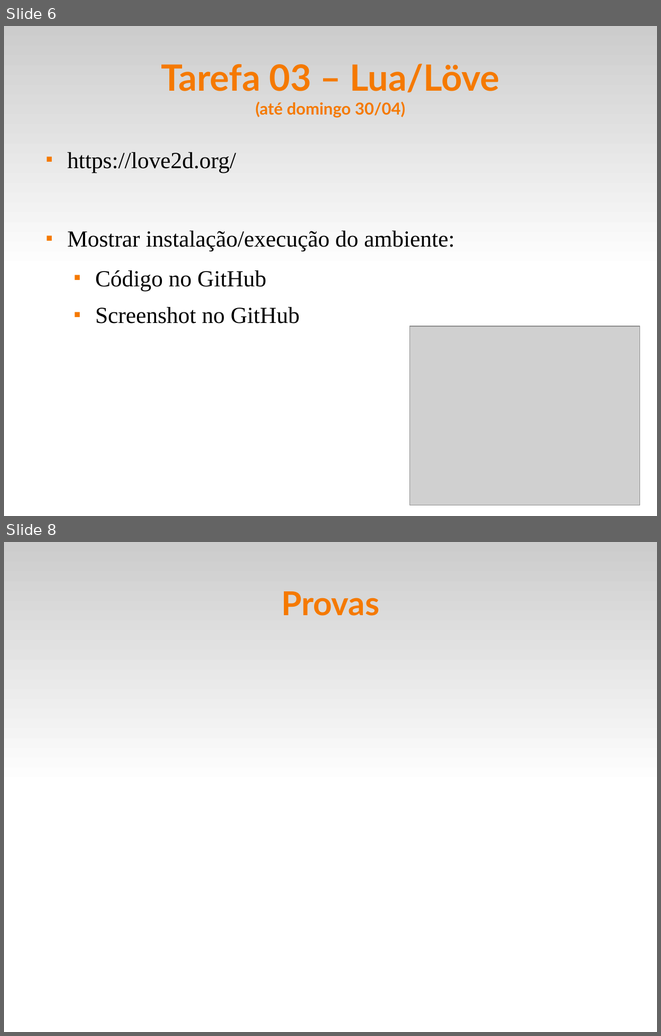
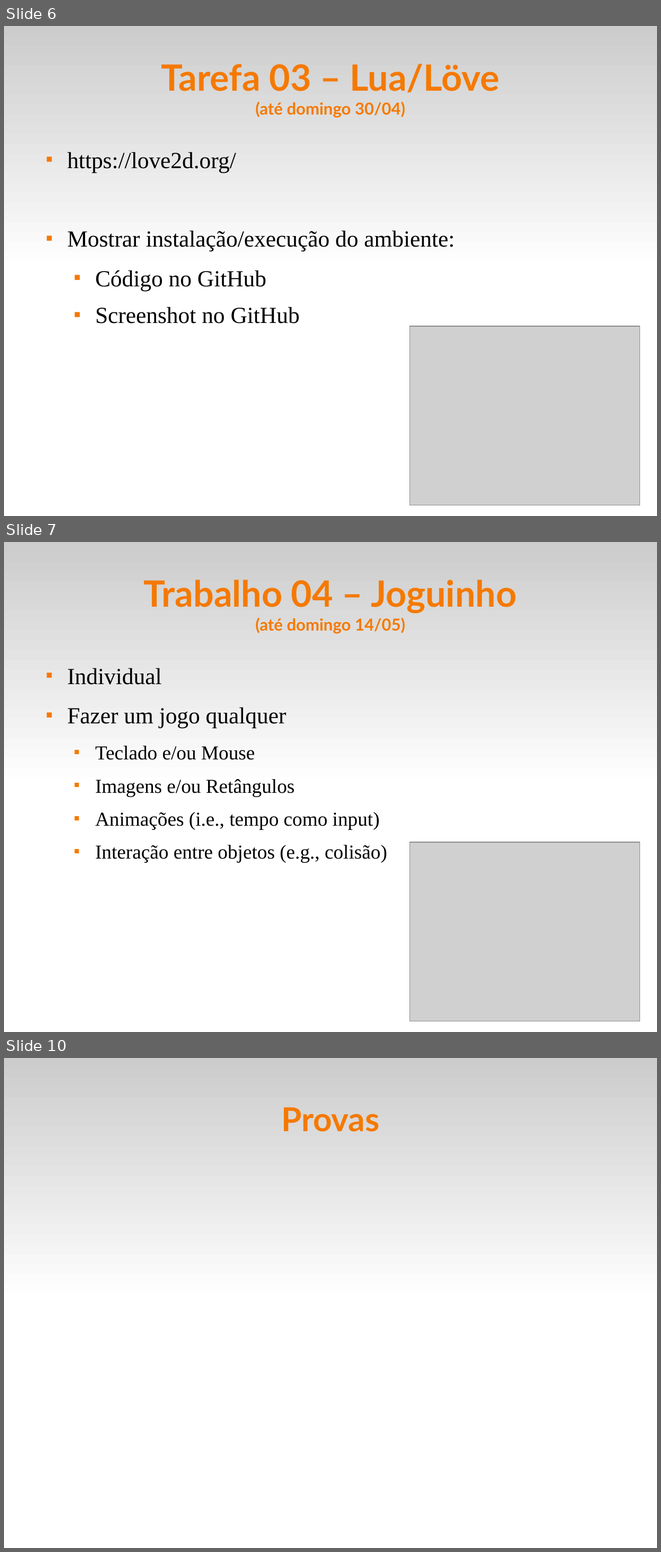
Before and after one commit to fsantanna-uerj/EDL, a slide deck: slides/edl-00.odp. Shown one above the other, each under a label of ours: slides 6 and 8 before the commit, slides 6, 7 and 10 after it; the slides between them are not shown. The pictures are 661x1036 and 661x1552 pixels, drawn with LibreOffice and Linux fonts; fonts in the diff are those of the drawing; grey boxes stand for pictures. Boxes give left, top, right and bottom in pixels: in the first picture for what was removed or moved away, otherwise in the second. Text is boxed around its words. In the diff, an @@ line names an element or a change of style, - is before the commit and + after.

```diff
--- a/slides/edl-00.odp
+++ b/slides/edl-00.odp
@@ slide 7 added at box(4, 542, 657, 1032), background #FFFFFF; not listed: 1 template element that a slide beside it also shows @@
@@ title added at box(144, 580, 517, 634), 44 pt, text #F57900, bold @@
+Trabalho 04 – Joguinho
+(até domingo 14/05)
@@ text added at box(67, 668, 387, 862), 24 pt, text #000000 @@
+■ Individual
+■ Fazer um jogo qualquer
+  ■ Teclado e/ou Mouse
+  ■ Imagens e/ou Retângulos
+  ■ Animações (i.e., tempo como input)
+  ■ Interação entre objetos (e.g., colisão)
@@ picture added at box(410, 842, 641, 1021) @@
@@ what was slide 8 is now slide 10 @@
```
Also in this commit, not shown: 3 slides changed, 5 other files.
